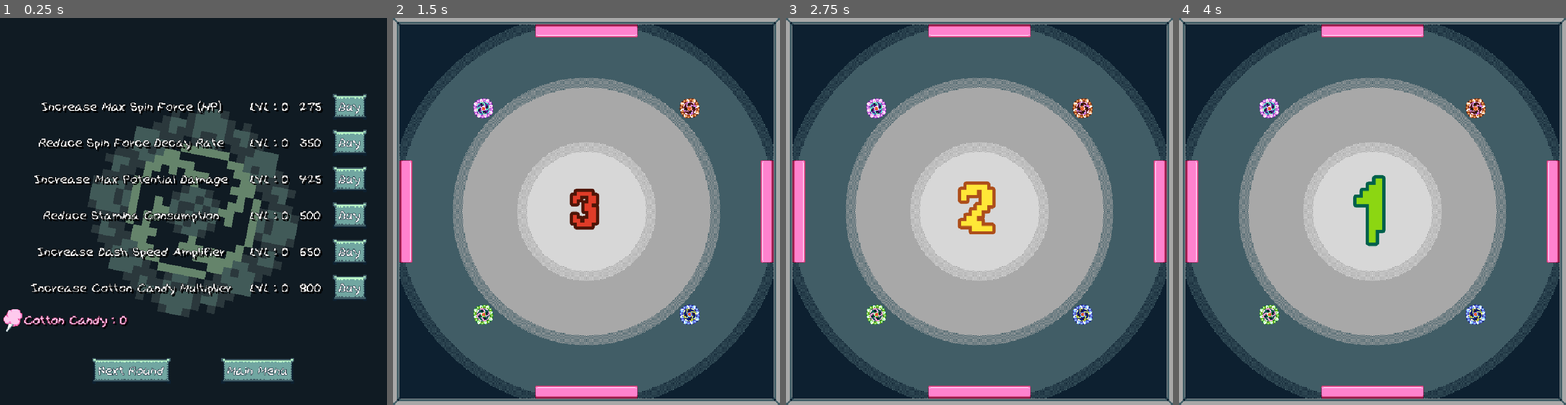
Above: before the commit, frames 1-4 (left to right).
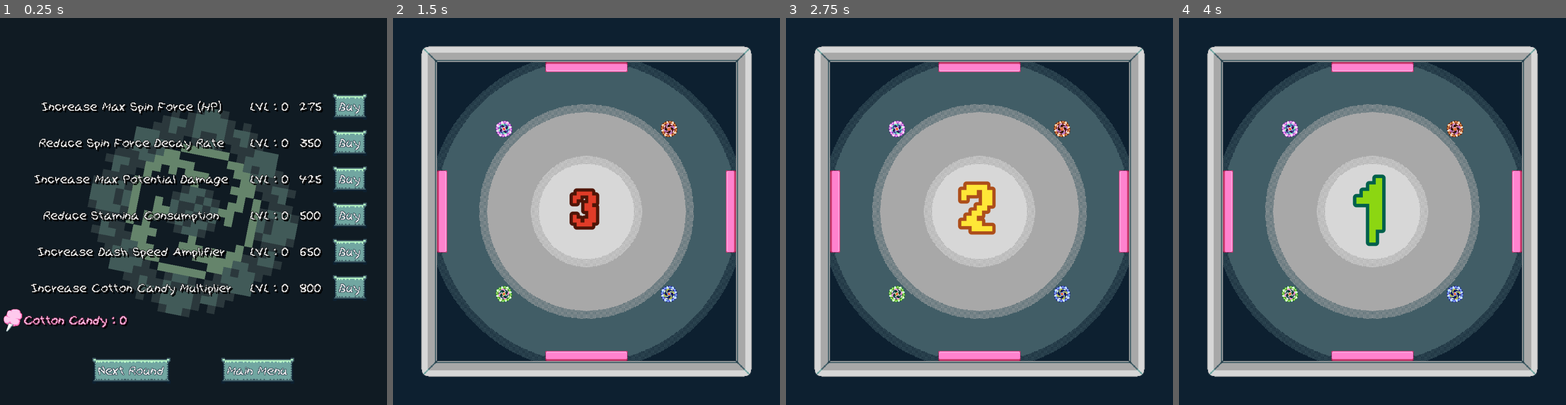
Above: after the commit, the same moments.

Repository: We-ALL-Play-Warthunder-Not-Just-Me/verySeriousSpinningCottonCandyGame
Game: Godot game, scene res://UI/UpgradeScreen.tscn
The game is run twice, just before and just after one commit, with the same random seed, the same clock (stepped at 60 frames per second) and the same inputs. This scene is started directly instead of the project's main scene. The engine's default icon, where the game draws it, is replaced by a stand-in: a white triangle on a blue panel in a dark square. Sound files missing from this copy of the repository are replaced by a short silence.
Inputs (mouse positions are in pixels of both pictures, inside the frame that each line leads up to):
- Up to frame 1 (0.25 s): no input
- Up to frame 2 (1.5 s): click "Next Round" at 0.5 s; tap Enter (ui_accept) at 1.25 s; move the mouse to (482, 315) at 1.27 s; tap A (A) at 1.35 s
- Up to frame 3 (2.75 s): tap Enter (ui_accept) at 1.52, 1.82, 2, 2.27, 2.57 s; tap C (C) at 1.55, 2.1 s; move the mouse to (902, 230) at 2.02 s; tap D (D) at 2.3 s
- Up to frame 4 (4 s): tap Enter (ui_accept) at 2.75, 3.5, 3.77 s; move the mouse to (1411, 126) at 2.77 s; tap D (D) at 2.85 s; tap N (N) at 3.05, 3.6 s; move the mouse to (1353, 288) at 3.52 s; tap Y (Y) at 3.8 s

The runs differ from the first frame. In frame 1, 5.0% of the frame differs, in the area x 0-95%, y 19-94%; in frame 2, 58%; in frame 3, 58%, in the area x 0-100%, y 0-100%; in frame 4, 58%.

Commit message:
More Tweaks and Fixes
Trying to play around with the camera a bit, but it wasn't playing nice with my computer. I'll try exporting anyways.

Diff:
--- a/Base/Base.gd
+++ b/Base/Base.gd
@@ -100,7 +100,7 @@
 			#Though, the big reward is saved for your Candy Total, which this code handles
 			for scores in candy_tracker.spinners_dictionary:
 				if scores == spinner_one.name:
-					candy_tracker.spinners_dictionary[scores] += spinner_two.stats.TakedownReward
+					candy_tracker.spinners_dictionary[scores] += (spinner_two.stats.TakedownReward * 3)
 	elif spinner_one_force > spinner_two_force:
 		print("We got 'em!")
 		var force_total = (spinner_one_force + spinner_two_force)
@@ -114,7 +114,7 @@
 			#Though, the big reward is saved for your Candy Total, which this code handles
 			for scores in candy_tracker.spinners_dictionary:
 				if scores == spinner_one.name:
-					candy_tracker.spinners_dictionary[scores] += spinner_two.stats.TakedownReward
+					candy_tracker.spinners_dictionary[scores] += (spinner_two.stats.TakedownReward * 3)
 		else:
 			spinner_one.stats.heal(ceili(spinner_two_damage/2))
 		#print("Spinner Force: ", spinner_one_force)
--- /dev/null
+++ b/Common/EnemyHealthBar.tscn
@@ -0,0 +1,59 @@
+[gd_scene format=3 uid="uid://drey4up7ycsvv"]
+
+[ext_resource type="Script" uid="uid://btqh8162johtm" path="res://Common/healthbar.gd" id="2_sktbn"]
+
+[sub_resource type="StyleBoxEmpty" id="StyleBoxEmpty_txwkd"]
+
+[sub_resource type="StyleBoxFlat" id="StyleBoxFlat_yhbkj"]
+bg_color = Color(0.893543, 0.41137335, 0.6156922, 1)
+corner_radius_top_left = 20
+corner_radius_top_right = 20
+corner_radius_bottom_right = 20
+corner_radius_bottom_left = 20
+
+[sub_resource type="StyleBoxFlat" id="StyleBoxFlat_c4u2s"]
+bg_color = Color(0.1294345, 0.1294345, 0.1294345, 1)
+corner_radius_top_left = 20
+corner_radius_top_right = 20
+corner_radius_bottom_right = 20
+corner_radius_bottom_left = 20
+
+[sub_resource type="StyleBoxFlat" id="StyleBoxFlat_b6o2f"]
+bg_color = Color(1, 1, 1, 1)
+corner_radius_top_left = 20
+corner_radius_top_right = 20
+corner_radius_bottom_right = 20
+corner_radius_bottom_left = 20
+
+[node name="HealthBar" type="ProgressBar" unique_id=103673131 node_paths=PackedStringArray("damagebar", "timer")]
+anchors_preset = -1
+anchor_right = 0.6
+anchor_bottom = 0.2
+grow_horizontal = 2
+grow_vertical = 2
+theme_override_styles/background = SubResource("StyleBoxEmpty_txwkd")
+theme_override_styles/fill = SubResource("StyleBoxFlat_yhbkj")
+step = 1.0
+value = 30.0
+show_percentage = false
+script = ExtResource("2_sktbn")
+damagebar = NodePath("Damage")
+timer = NodePath("Timer")
+metadata/_edit_use_anchors_ = true
+
+[node name="Damage" type="ProgressBar" parent="." unique_id=296937360]
+z_index = -1
+layout_mode = 1
+anchors_preset = 15
+anchor_right = 1.0
+anchor_bottom = 1.0
+grow_horizontal = 2
+grow_vertical = 2
+theme_override_styles/background = SubResource("StyleBoxFlat_c4u2s")
+theme_override_styles/fill = SubResource("StyleBoxFlat_b6o2f")
+step = 1.0
+value = 40.0
+show_percentage = false
+
+[node name="Timer" type="Timer" parent="." unique_id=993153768]
+wait_time = 0.2
--- a/Common/healthbar.gd
+++ b/Common/healthbar.gd
@@ -45,7 +45,7 @@
 func onDeath() -> void:
 	queue_free()
 
-func updateMaxHealth(newMax: int, oldMax: int) -> void:
+func updateMaxHealth(newMax: int, _oldMax: int) -> void:
 	max_value = newMax
 	damagebar.max_value = newMax
 
--- a/Enemies/Blue Tornado.tscn
+++ b/Enemies/Blue Tornado.tscn
@@ -3,7 +3,7 @@
 [ext_resource type="Script" uid="uid://bs2qaie2kse3b" path="res://Enemies/enemy.gd" id="1_n8tl3"]
 [ext_resource type="Texture2D" uid="uid://5dbl1d6nkgd6" path="res://Assets/Images/Very Serious Dash n Parry.png" id="2_n8tl3"]
 [ext_resource type="Texture2D" uid="uid://dvhkkgwf2bp3" path="res://Assets/Images/Very Serious Spinners.png" id="3_iu1gl"]
-[ext_resource type="PackedScene" uid="uid://civ3c53lbsq3g" path="res://Common/HealthBar.tscn" id="4_vadii"]
+[ext_resource type="PackedScene" uid="uid://drey4up7ycsvv" path="res://Common/EnemyHealthBar.tscn" id="4_n8tl3"]
 [ext_resource type="Script" uid="uid://uflgtvyrjjt" path="res://Common/HealthComponent.gd" id="5_jg81o"]
 [ext_resource type="Script" uid="uid://dbd78rwuw5wsu" path="res://Common/decay_timer.gd" id="6_ima6f"]
 
@@ -98,9 +98,9 @@
 continuous_cd = 1
 max_contacts_reported = 1
 script = ExtResource("1_n8tl3")
-min_power_meter = 55
-max_wait_time = 1.7
-min_wait_time = 0.8
+min_power_meter = 48
+max_wait_time = 2.1
+min_wait_time = 0.9
 
 [node name="VerySeriousDash" type="Sprite2D" parent="." unique_id=841334225]
 visible = false
@@ -118,22 +118,23 @@
 libraries/ = SubResource("AnimationLibrary_vlldt")
 autoplay = &"PlayerSpinHigh"
 
-[node name="HealthBar" parent="." unique_id=103673131 node_paths=PackedStringArray("health") instance=ExtResource("4_vadii")]
-offset_left = -12.0
-offset_top = -21.0
-offset_right = 12.0
-offset_bottom = -16.0
-health = NodePath("../HealthComponent")
-
 [node name="CollisionShape2D" type="CollisionShape2D" parent="." unique_id=1578528933]
 shape = SubResource("CircleShape2D_b8qva")
 
+[node name="HealthBar" parent="." unique_id=103673131 node_paths=PackedStringArray("health") instance=ExtResource("4_n8tl3")]
+custom_minimum_size = Vector2(32, 4)
+offset_left = -16.0
+offset_top = -18.0
+offset_right = 16.0
+offset_bottom = -14.0
+health = NodePath("../HealthComponent")
+
 [node name="HealthComponent" type="Node" parent="." unique_id=627178191]
 script = ExtResource("5_jg81o")
-MaxHP = 80
-CurrentHP = 80
-HealthDecay = 4
-max_power = 72
+MaxHP = 90
+CurrentHP = 90
+HealthDecay = 6
+max_power = 64
 MaxDamage = 32
 PowerAmplifier = 5.8
 CandyMultiplier = 9
@@ -141,6 +142,7 @@
 DashDuration = 1.5
 ParryDuration = 0.6
 ParryStart = 0.4
+SpeedDamageMin = 0.8
 metadata/_custom_type_script = "uid://uflgtvyrjjt"
 
 [node name="decayTimer" type="Timer" parent="HealthComponent" unique_id=1606738338 node_paths=PackedStringArray("health")]
--- a/Enemies/Jimby.tscn
+++ b/Enemies/Jimby.tscn
@@ -3,7 +3,7 @@
 [ext_resource type="Script" uid="uid://bs2qaie2kse3b" path="res://Enemies/enemy.gd" id="1_dgenc"]
 [ext_resource type="Texture2D" uid="uid://5dbl1d6nkgd6" path="res://Assets/Images/Very Serious Dash n Parry.png" id="2_dgenc"]
 [ext_resource type="Texture2D" uid="uid://dvhkkgwf2bp3" path="res://Assets/Images/Very Serious Spinners.png" id="3_8p1q4"]
-[ext_resource type="PackedScene" uid="uid://civ3c53lbsq3g" path="res://Common/HealthBar.tscn" id="4_d6phy"]
+[ext_resource type="PackedScene" uid="uid://drey4up7ycsvv" path="res://Common/EnemyHealthBar.tscn" id="4_dgenc"]
 [ext_resource type="Script" uid="uid://uflgtvyrjjt" path="res://Common/HealthComponent.gd" id="5_tqtd1"]
 [ext_resource type="Script" uid="uid://dbd78rwuw5wsu" path="res://Common/decay_timer.gd" id="6_y71xj"]
 
@@ -115,15 +115,16 @@
 libraries/ = SubResource("AnimationLibrary_vlldt")
 autoplay = &"PlayerSpinHigh"
 
-[node name="HealthBar" parent="." unique_id=103673131 node_paths=PackedStringArray("health") instance=ExtResource("4_d6phy")]
-offset_left = -12.0
-offset_top = -21.0
-offset_right = 12.0
-offset_bottom = -16.0
-health = NodePath("../HealthComponent")
-
 [node name="CollisionShape2D" type="CollisionShape2D" parent="." unique_id=1578528933]
 shape = SubResource("CircleShape2D_b8qva")
+
+[node name="HealthBar" parent="." unique_id=103673131 node_paths=PackedStringArray("health") instance=ExtResource("4_dgenc")]
+custom_minimum_size = Vector2(32, 4)
+offset_left = -15.0
+offset_top = -18.0
+offset_right = 15.0
+offset_bottom = -14.0
+health = NodePath("../HealthComponent")
 
 [node name="HealthComponent" type="Node" parent="." unique_id=627178191]
 script = ExtResource("5_tqtd1")
--- a/Enemies/Nib.tscn
+++ b/Enemies/Nib.tscn
@@ -3,7 +3,7 @@
 [ext_resource type="Script" uid="uid://bs2qaie2kse3b" path="res://Enemies/enemy.gd" id="1_h8anj"]
 [ext_resource type="Texture2D" uid="uid://5dbl1d6nkgd6" path="res://Assets/Images/Very Serious Dash n Parry.png" id="2_h8anj"]
 [ext_resource type="Texture2D" uid="uid://dvhkkgwf2bp3" path="res://Assets/Images/Very Serious Spinners.png" id="3_bjxob"]
-[ext_resource type="PackedScene" uid="uid://civ3c53lbsq3g" path="res://Common/HealthBar.tscn" id="4_yhmsc"]
+[ext_resource type="PackedScene" uid="uid://drey4up7ycsvv" path="res://Common/EnemyHealthBar.tscn" id="4_h8anj"]
 [ext_resource type="Script" uid="uid://uflgtvyrjjt" path="res://Common/HealthComponent.gd" id="5_pl4o6"]
 [ext_resource type="Script" uid="uid://dbd78rwuw5wsu" path="res://Common/decay_timer.gd" id="6_01ofg"]
 
@@ -99,8 +99,8 @@
 max_contacts_reported = 1
 script = ExtResource("1_h8anj")
 min_power_meter = 45
-max_wait_time = 2.4
-min_wait_time = 1.1
+max_wait_time = 2.8
+min_wait_time = 1.4
 
 [node name="VerySeriousDash" type="Sprite2D" parent="." unique_id=841334225]
 visible = false
@@ -118,23 +118,24 @@
 libraries/ = SubResource("AnimationLibrary_vlldt")
 autoplay = &"PlayerSpinHigh"
 
-[node name="HealthBar" parent="." unique_id=103673131 node_paths=PackedStringArray("health") instance=ExtResource("4_yhmsc")]
-offset_left = -12.0
-offset_top = -21.0
-offset_right = 12.0
-offset_bottom = -16.0
-health = NodePath("../HealthComponent")
-
 [node name="CollisionShape2D" type="CollisionShape2D" parent="." unique_id=1578528933]
 shape = SubResource("CircleShape2D_b8qva")
+
+[node name="HealthBar" parent="." unique_id=103673131 node_paths=PackedStringArray("health") instance=ExtResource("4_h8anj")]
+custom_minimum_size = Vector2(32, 4)
+offset_left = -16.0
+offset_top = -18.0
+offset_right = 16.0
+offset_bottom = -14.0
+health = NodePath("../HealthComponent")
 
 [node name="HealthComponent" type="Node" parent="." unique_id=627178191]
 script = ExtResource("5_pl4o6")
 MaxHP = 175
 CurrentHP = 175
 HealthDecay = 3
-max_power = 65
-MaxDamage = 55
+max_power = 55
+MaxDamage = 65
 PowerAmplifier = 4.5
 CandyMultiplier = 13
 TakedownReward = 90
--- a/Player/Player.tscn
+++ b/Player/Player.tscn
@@ -94,7 +94,7 @@
 radius = 12.0
 
 [sub_resource type="CircleShape2D" id="CircleShape2D_tsdbm"]
-radius = 32.0
+radius = 40.0
 
 [sub_resource type="CircleShape2D" id="CircleShape2D_j23h2"]
 radius = 15.0
@@ -133,6 +133,11 @@
 
 [node name="HealthComponent" type="Node" parent="." unique_id=627178191]
 script = ExtResource("1_3qydi")
+MaxHP = 75
+CurrentHP = 75
+HealthDecay = 12
+max_power = 70
+TakedownReward = 40
 ParryStart = 0.2
 metadata/_custom_type_script = "uid://uflgtvyrjjt"
 
@@ -145,13 +150,13 @@
 [node name="CanvasLayer" type="CanvasLayer" parent="." unique_id=103509141]
 
 [node name="HealthBar" parent="CanvasLayer" unique_id=103673131 node_paths=PackedStringArray("health") instance=ExtResource("2_q3lat")]
-anchor_top = 0.85
-anchor_right = 0.45000002
-anchor_bottom = 0.85
-offset_right = 143.99997
-offset_bottom = 192.0
-grow_vertical = 1
-scale = Vector2(0.75, 0.75)
+anchor_top = 0.88000005
+anchor_right = 0.36
+anchor_bottom = 1.0
+offset_top = 0.2000122
+offset_right = 230.4
+offset_bottom = 77.0
+scale = Vector2(0.6, 0.6)
 health = NodePath("../../HealthComponent")
 
 [node name="DashBar" parent="CanvasLayer" unique_id=159688414 instance=ExtResource("9_v0k0e")]
@@ -163,7 +168,7 @@
 offset_top = 289.91998
 offset_right = 339.91992
 offset_bottom = 675.92
-scale = Vector2(0.75, 0.75)
+scale = Vector2(0.6, 0.6)
 
 [node name="upgrade_manager" type="Node" parent="." unique_id=609327852 node_paths=PackedStringArray("health")]
 script = ExtResource("7_vlldt")
--- a/UI/secret_code_upgrade.gd
+++ b/UI/secret_code_upgrade.gd
@@ -45,5 +45,5 @@
 			print("No freebies")
 			held_letters.clear()
 		else:
-			print("Better luck next time")
+			#print("Better luck next time")
 			held_letters.clear()
--- a/fancy_camera.gd
+++ b/fancy_camera.gd
@@ -6,8 +6,8 @@
 @onready var smooth_zoom = self.get_zoom().x
 @onready var target_zoom = CENTER_ZOOM
 var follow_player = false
-const PLAYER_ZOOM = 2.8
-const CENTER_ZOOM = 2.0
+const PLAYER_ZOOM = 2.4
+const CENTER_ZOOM = 1.6
 const ZOOM_SPEED = 1.5
 
 
--- a/fancy_music.gd
+++ b/fancy_music.gd
@@ -5,7 +5,6 @@
 @export var stream_res: AudioStreamInteractive
 
 func _process(_delta: float) -> void:
-	print(game_time.time_left)
 	var playing_clip_name = get_stream_playback().get_current_clip_index()
 	if center_stage.round_playing and game_time.time_left < 5:
 		stream_res.set_clip_auto_advance_next_clip(playing_clip_name, 3)
--- a/main_game.tscn
+++ b/main_game.tscn
@@ -253,9 +253,9 @@
 autostart = true
 
 [node name="FancyCamera" type="Camera2D" parent="." unique_id=1344449492 node_paths=PackedStringArray("center_stage")]
-zoom = Vector2(2, 2)
+zoom = Vector2(1.6, 1.6)
 position_smoothing_enabled = true
-position_smoothing_speed = 3.0
+position_smoothing_speed = 6.0
 script = ExtResource("5_mf81u")
 center_stage = NodePath("../CenterStage")
 
--- a/project.godot
+++ b/project.godot
@@ -27,8 +27,8 @@
 
 window/size/viewport_width=960
 window/size/viewport_height=960
-window/stretch/mode="canvas_items"
-window/stretch/aspect="expand"
+window/stretch/mode="viewport"
+window/stretch/scale_mode="integer"
 
 [dotnet]
 
--- a/spinner_spawner.gd
+++ b/spinner_spawner.gd
@@ -9,11 +9,11 @@
 var spinners_dictionary = {}
 
 func _ready() -> void:
-	print(self.get_children())
-	print(spinners_dictionary)
+	#print(self.get_children())
+	#print(spinners_dictionary)
 	for child in spinners_children:
 		spinners_dictionary.get_or_add(child.name, child.global_position)
-	print(spinners_dictionary)
+	#print(spinners_dictionary)
 
 func kill_spinner(target: Node2D):
 	#Getting the name of who just died and their initial starting point before deletion
